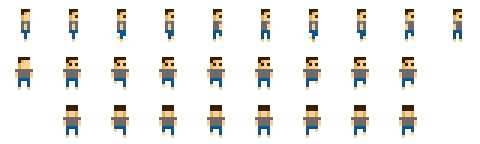
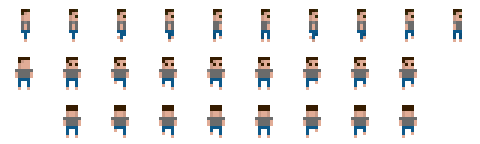
Layers edited between the first and the second w=480, h=144 image:
painted on "player" over <box>15,12,462,138</box>
